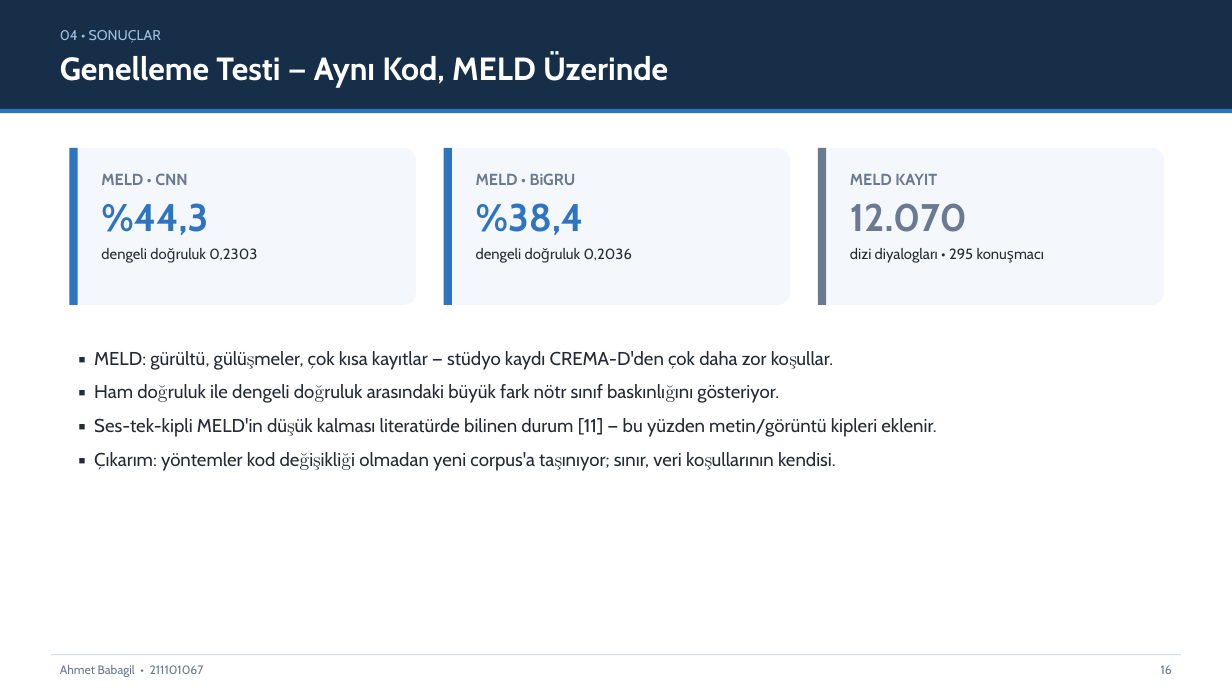
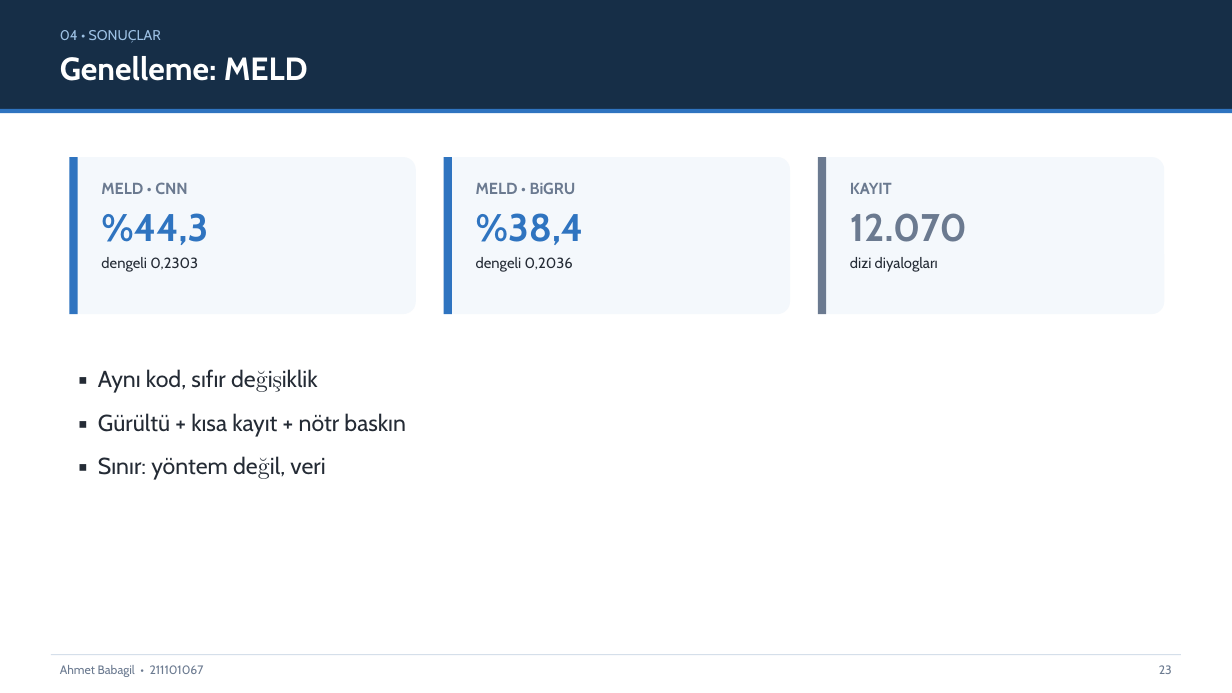
Before and after one commit to AhmetBabagil/speech-emotion-recognition, a slide deck: slide 23 of final/SUNUM_FINAL.pptx (slide 16 before the commit). Drawn at 1232x693 pixels with LibreOffice and Linux fonts; fonts in the diff are those of the drawing. Boxes give left, top, right and bottom in pixels: in the first picture for what was removed or moved away, otherwise in the second. Text is boxed around its words. In the diff, an @@ line names an element or a change of style, - is before the commit and + after.

```diff
--- a/final/SUNUM_FINAL.pptx
+++ b/final/SUNUM_FINAL.pptx
@@ text at [60,56,308,81]: text changed @@
-Genelleme Testi — Aynı Kod, MELD Üzerinde
+Genelleme: MELD
@@ 3 texts, 3 rounded rectangles, 3 rectangles: place and size @@
-3 texts, 3 rounded rectangles, 3 rectangles at [69,148,1165,305]
+3 texts, 3 rounded rectangles, 3 rectangles at [69,157,1165,314]
@@ text at [850,183,892,194]: text changed @@
-MELD KAYIT
+KAYIT
@@ text at [101,257,198,272]: text changed @@
-dengeli doğruluk 0,2303
+dengeli 0,2303
@@ text at [476,257,573,272]: text changed @@
-dengeli doğruluk 0,2036
+dengeli 0,2036
@@ text at [850,257,938,272]: text changed @@
-dizi diyalogları • 295 konuşmacı
+dizi diyalogları
@@ text at [98,369,406,480]: text changed; size 14.5 to 18 pt @@
-▪ MELD: gürültü, gülüşmeler, çok kısa kayıtlar — stüdyo kaydı CREMA-D'den çok daha zor koşullar.
-▪ Ham doğruluk ile dengeli doğruluk arasındaki büyük fark nötr sınıf baskınlığını gösteriyor.
-▪ Ses-tek-kipli MELD'in düşük kalması literatürde bilinen durum [11] — bu yüzden metin/görüntü kipleri eklenir.
-▪ Çıkarım: yöntemler kod değişikliği olmadan yeni corpus'a taşınıyor; sınır, veri koşullarının kendisi.
+▪ Aynı kod, sıfır değişiklik
+▪ Gürültü + kısa kayıt + nötr baskın
+▪ Sınır: yöntem değil, veri
@@ text at [1159,665,1172,674]: text changed @@
-16
+23
```
Also in this commit, not shown: 17 other slides changed, 9 slides added, 2 slides removed, 12 other files.
